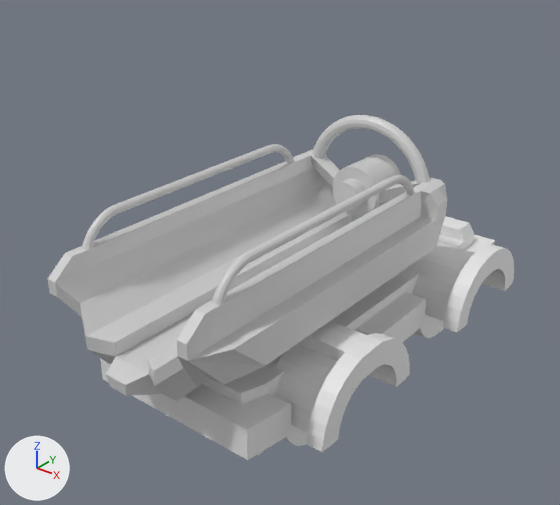
Renders of the COLLADA model Objects3D/lz4.dae from each side of a commit.
Both versions are drawn from a 50 mm lens placed at (50.8, -71.1, 57.4), pointed at (-0.3, -7.2, 17.8). Every picture has the same lights, and +X, +Y and +Z are marked at lower left. Where no turn or scale is listed for an object, it has been applied to the vertices. Vertices at the same position are counted once.

In view in the first picture: 'chasis', 'lanzadera'.
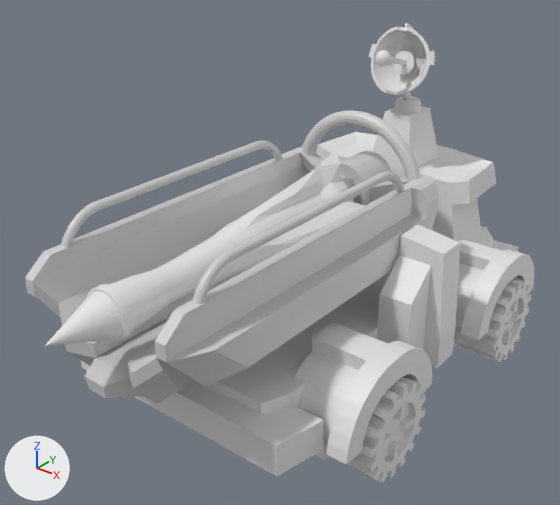
Where the change shows, as pixel boxes [x1, y1, x2, y2] in the pictures (560 x 505 px; the box of a moved part takes in the faces that stretch with it):
'lanzadera', reshaped, moved, rescaled
    before: [48, 115, 447, 401]
    after: [25, 110, 439, 404]
'chasis', reshaped, moved, rescaled
    before: [100, 216, 514, 460]
    after: [81, 106, 534, 476]
'cohete', added
    after: [45, 152, 364, 346]
'rueda1d', added
    after: [323, 377, 426, 482]
'antena', added
    after: [369, 23, 435, 113]
'rueda2d', added
    after: [454, 278, 531, 362]
part 1 of me_cube_002, rebuilt (11% wider, 51% taller)
    before: [100, 216, 495, 460]
    after: [81, 106, 519, 476]
part 2 of me_cube_002, added
    after: [453, 239, 534, 347]
part 3 of me_cube_002, added
    after: [294, 323, 432, 464]
part 4 of me_cube_002, deleted
    before: [275, 321, 410, 452]
part 5 of me_cube_002, deleted
    before: [412, 243, 514, 338]
part 6 of me_cube_001, moved or reshaped
    before: [212, 175, 415, 305]
    after: [192, 171, 405, 305]
part 7 of me_cube_001, moved or reshaped
    before: [82, 144, 294, 249]
    after: [61, 140, 283, 248]
part 8 of me_cube_001, moved or reshaped
    before: [312, 115, 430, 183]
    after: [301, 110, 421, 180]
part 9 of me_cube_001, moved or reshaped
    before: [48, 150, 447, 401]
    after: [25, 146, 438, 404]
part 10 of me_cube_001, added
    after: [340, 151, 392, 206]
part 11 of me_cube_001, deleted
    before: [332, 154, 401, 217]

The change in detail:
me_cube_002 is used by ob_chasis; location (0.0, 11.03, 0.554); scale (0.795, 1.0, 1.0).
me_cube_002 had 875 vertices, 1698 faces and spanned x -20.5..20.7, y -37.3..18.1, z -0.4..13.6.
me_cube_002 now has 1047 vertices, 2074 faces and spans x -19.2..19.3, y -28.5..26.9, z -8.7..20.1.
me_cube_002 part 1: the loose piece of 76 vertices spanning x -14.8..14.8, y -37.3..18.1, z 0.8..11.8 is rebuilt with 232 vertices and now spans x -17.9..17.7, y -28.5..26.9, z -7.6..20.1.
me_cube_002 part 2: a new loose piece of 206 vertices spanning x 10.2..19.3, y 4.7..21.6, z -8.7..5.3.
me_cube_002 part 3: a new loose piece of 201 vertices spanning x 10.2..19.3, y -23.7..-6.8, z -8.7..5.3.
me_cube_002 part 4: 201 vertices removed from x 9.6..20.7, y -32.6..-15.7, z -0.4..13.6.
me_cube_002 part 5: 198 vertices removed from x 9.6..20.7, y -4.1..12.8, z -0.4..13.6.
me_cube_001 is used by ob_lanzadera; location (0.0, -9.639, 11.52); scale (9.64, 22.7, 3.02).
me_cube_001 had 1092 vertices, 2104 faces and spanned x -1.19..1.19, y -1.02..1.12, z -0.22..6.2.
me_cube_001 now has 1092 vertices, 2104 faces and spans x -11.5..11.5, y -23.16..25.34, z -0.65..18.69.
me_cube_001 part 6: the loose piece of 252 vertices spanning x 0.89..0.99, y -0.83..0.72, z 3.66..5.08 is scaled about its middle by (9.64, 22.7, 3.02), then moved by (8.11, -1.18, 8.82).
me_cube_001 part 7: the loose piece of 252 vertices spanning x -0.99..-0.88, y -0.83..0.72, z 3.66..5.08 is scaled about its middle by (9.64, 22.7, 3.02), then moved by (-8.08, -1.18, 8.82).
me_cube_001 part 8: the loose piece of 252 vertices spanning x -0.93..0.93, y 0.86..0.94, z 3.77..6.2 is scaled about its middle by (9.64, 22.7, 3.02), then moved by (0.0, 19.48, 10.05).
me_cube_001 part 9: the loose piece of 176 vertices spanning x -1.19..1.19, y -1.02..1.07, z -0.22..3.97 is scaled about the mesh origin by (9.64, 22.7, 3.02).
me_cube_001 part 10: a new loose piece of 160 vertices spanning x -3.35..3.35, y 15.26..25.34, z 6.02..12.72, in mat_material_001 (light grey #d1d1d1).
me_cube_001 part 11: the loose piece of 160 vertices spanning x -0.35..0.35, y 0.67..1.12, z 2.0..4.22 is deleted.
Mesh me_cylinder_003 is new.
It has 2318 vertices, 4616 faces and spans x -4.74..4.76, y -5.9..4.3, z -5.4..6.95.
Mesh me_cylinder is new.
It has 513 vertices, 1022 faces and spans x -6.5..6.5, y -23.9..19.1, z -3.6..6.1.
Mesh me_cylinder_001 is new.
It has 208 vertices, 412 faces and spans x -3.94..1.98, y -5.38..5.61, z -5.39..5.55.
Object 'chasis' (ob_chasis) is rescaled from (0.795, 1.0, 1.0) to (1.0, 1.0, 1.0).
Object 'chasis' (ob_chasis) moves from (0.0, 11.03, 0.554) to (0.0577, 2.16, 8.902).
Object 'lanzadera' (ob_lanzadera) is rescaled from (9.64, 22.7, 3.02) to (1.0, 1.0, 1.0).
In object 'lanzadera' (ob_lanzadera), parent is now set to ob_rootlanzadera.
Object 'lanzadera' (ob_lanzadera) moves from (0.0, -9.639, 11.52) to (0.0, -13.37, -6.593).
Object 'rootlanzadera' (ob_rootlanzadera) is new.
Its parent is ob_chasis.
Its location is (-0.0577, -0.862, 10.3).
Object 'antena' (ob_antena) is new; it shows me_cylinder_003.
Its location is (0.1, 17.5, 33.6).
Object 'cohete' (ob_cohete) is new; it shows me_cylinder.
Its location is (0.0, -15.8, 21.3).
Object 'rueda2d' (ob_rueda2d) is new; it shows me_cylinder_001.
Its location is (18.3, 15.3, 5.4).
Object 'rueda1d' (ob_rueda1d) is new; it shows a copy of me_cylinder_001.
Its location is (18.3, -13.1, 5.4).
